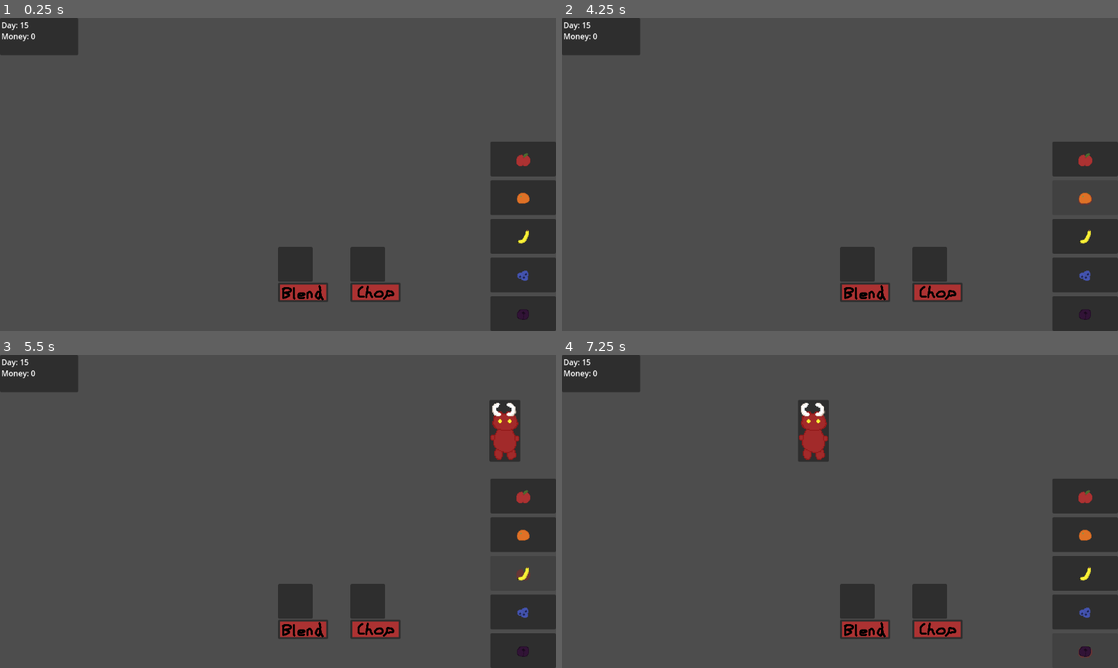
Above: before the commit, frames 1-4 (two rows, left to right).
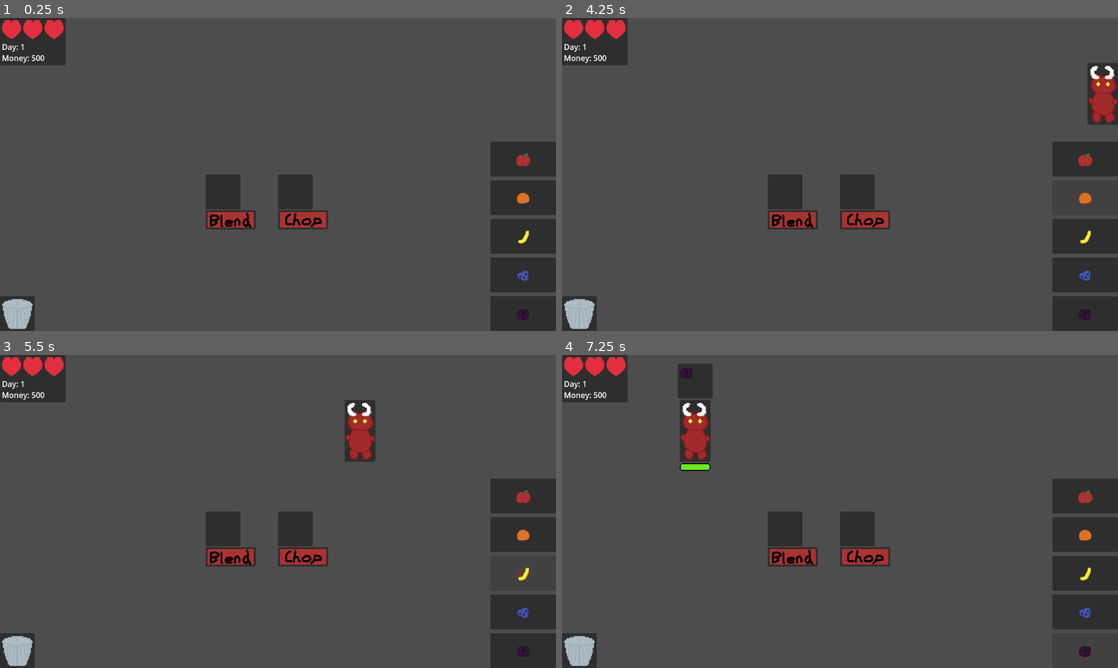
Above: after the commit, the same moments.

Repository: Tyger8540/FruitOfAllEvil
Game: Godot game, scene res://scenes/world.tscn
Two runs of this game, one before a commit and one after it. Both use one fixed random seed, a clock stepped at 60 frames per second and the inputs below.
Inputs (mouse positions are in pixels of both pictures, inside the frame that each line leads up to; where the layout moved, square brackets give the same spot in the first picture):
- Up to frame 1 (0.25 s): no input
- Up to frame 2 (4.25 s): click (856, 193) [928, 265] at 0.5 s; click (578, 312) at 1.27 s; click (784, 193) [856, 265] at 2 s; click (1084, 158) at 2.75 s; click (1084, 196) at 3.5 s
- Up to frame 3 (5.5 s): click (539, 430) at 4.27 s; click (522, 574) at 5 s
- Up to frame 4 (7.25 s): click (1084, 611) at 5.75 s; click (1084, 649) at 6.5 s

The runs differ from the first frame. In frame 1, 6.8% of the frame differs, in the area x 0-72%, y 0-100%; in frame 2, 7.9%; in frame 3, 8.9%; in frame 4, 9.7%.

Commit message:
Created Shop Mechanic Between Rounds w/ Some Balancing

Diff:
--- /dev/null
+++ b/scenes/shop_button.tscn
@@ -0,0 +1,40 @@
+[gd_scene load_steps=2 format=3 uid="uid://nwb4n4gtqpwn"]
+
+[ext_resource type="Script" path="res://scripts/shop_button.gd" id="1_8ncxb"]
+
+[node name="ShopButton" type="Button"]
+offset_right = 136.0
+offset_bottom = 136.0
+script = ExtResource("1_8ncxb")
+
+[node name="Label" type="Label" parent="."]
+layout_mode = 0
+offset_left = 4.0
+offset_top = 4.0
+offset_right = 132.0
+offset_bottom = 27.0
+horizontal_alignment = 1
+
+[node name="Icon" type="TextureRect" parent="."]
+layout_mode = 0
+offset_left = 20.0
+offset_top = 31.0
+offset_right = 116.0
+offset_bottom = 127.0
+
+[node name="PricePanel" type="Panel" parent="."]
+layout_mode = 0
+offset_top = -33.0
+offset_right = 136.0
+offset_bottom = -2.0
+
+[node name="Label" type="Label" parent="PricePanel"]
+layout_mode = 0
+offset_left = 4.0
+offset_top = 4.0
+offset_right = 132.0
+offset_bottom = 27.0
+horizontal_alignment = 1
+vertical_alignment = 1
+
+[connection signal="button_up" from="." to="." method="_on_button_up"]
--- /dev/null
+++ b/scenes/trash_button.tscn
@@ -0,0 +1,17 @@
+[gd_scene load_steps=4 format=3 uid="uid://bbqx7nohubue7"]
+
+[ext_resource type="Script" path="res://scripts/trash_button.gd" id="1_mqvll"]
+[ext_resource type="Texture2D" uid="uid://d2crngt0332lp" path="res://art/other/Trashcan.png" id="1_y3o3s"]
+
+[sub_resource type="StyleBoxEmpty" id="StyleBoxEmpty_y1swk"]
+
+[node name="TrashButton" type="Button"]
+offset_right = 72.0
+offset_bottom = 72.0
+theme_override_styles/focus = SubResource("StyleBoxEmpty_y1swk")
+icon = ExtResource("1_y3o3s")
+icon_alignment = 1
+expand_icon = true
+script = ExtResource("1_mqvll")
+
+[connection signal="button_up" from="." to="." method="_on_button_up"]
--- a/scenes/world.tscn
+++ b/scenes/world.tscn
@@ -1,8 +1,11 @@
-[gd_scene load_steps=12 format=3 uid="uid://bh2218a8swqql"]
+[gd_scene load_steps=17 format=3 uid="uid://bh2218a8swqql"]
 
 [ext_resource type="Script" path="res://scripts/toggle_button.gd" id="1_v8fo4"]
 [ext_resource type="PackedScene" uid="uid://c2oc4k6cal0bp" path="res://scenes/grab_button.tscn" id="2_e3ys1"]
+[ext_resource type="PackedScene" uid="uid://nwb4n4gtqpwn" path="res://scenes/shop_button.tscn" id="2_jrmtt"]
+[ext_resource type="Script" path="res://scripts/shop_manager.gd" id="2_molrn"]
 [ext_resource type="Script" path="res://scripts/wave_manager.gd" id="3_5808l"]
+[ext_resource type="Script" path="res://scripts/start_day_button.gd" id="4_88f4h"]
 [ext_resource type="PackedScene" uid="uid://dk1c32pis7cb6" path="res://scenes/place_pickup_button.tscn" id="5_dsf6q"]
 [ext_resource type="Texture2D" uid="uid://d1veoh23rcodj" path="res://art/fruit/Apple.png" id="5_ndhh7"]
 [ext_resource type="Texture2D" uid="uid://bkcgipbf7inyf" path="res://art/fruit/Orange.png" id="6_7cuv1"]
@@ -11,6 +14,8 @@
 [ext_resource type="Texture2D" uid="uid://c5juappyqcdik" path="res://art/fruit/Blueberries.png" id="8_ggxtx"]
 [ext_resource type="Texture2D" uid="uid://2v4o3pbq7le5" path="res://art/fruit/Plum.png" id="9_366gr"]
 [ext_resource type="Script" path="res://scripts/gui.gd" id="11_jjuhh"]
+[ext_resource type="PackedScene" uid="uid://bbqx7nohubue7" path="res://scenes/trash_button.tscn" id="12_ohpbo"]
+[ext_resource type="Texture2D" uid="uid://h6m078f3nurw" path="res://placeholder_art/Heart.png" id="13_edprl"]
 
 [node name="World" type="Node2D"]
 
@@ -25,6 +30,62 @@
 text = "I am button"
 script = ExtResource("1_v8fo4")
 
+[node name="ShopManager" type="Node2D" parent="."]
+unique_name_in_owner = true
+script = ExtResource("2_molrn")
+
+[node name="Background" type="Panel" parent="ShopManager"]
+visible = false
+offset_left = -576.0
+offset_top = -324.0
+offset_right = 576.0
+offset_bottom = -76.0
+
+[node name="ShopButton" parent="ShopManager/Background" instance=ExtResource("2_jrmtt")]
+layout_mode = 0
+offset_left = 208.0
+offset_top = 86.0
+offset_right = 344.0
+offset_bottom = 222.0
+
+[node name="ShopButton2" parent="ShopManager/Background" instance=ExtResource("2_jrmtt")]
+layout_mode = 0
+offset_left = 408.0
+offset_top = 86.0
+offset_right = 544.0
+offset_bottom = 222.0
+
+[node name="ShopButton3" parent="ShopManager/Background" instance=ExtResource("2_jrmtt")]
+layout_mode = 0
+offset_left = 608.0
+offset_top = 86.0
+offset_right = 744.0
+offset_bottom = 222.0
+
+[node name="ShopButton4" parent="ShopManager/Background" instance=ExtResource("2_jrmtt")]
+layout_mode = 0
+offset_left = 808.0
+offset_top = 86.0
+offset_right = 944.0
+offset_bottom = 222.0
+
+[node name="ShopLabel" type="Label" parent="ShopManager/Background"]
+layout_mode = 0
+offset_left = 556.0
+offset_top = 4.0
+offset_right = 596.0
+offset_bottom = 27.0
+text = "Shop"
+
+[node name="StartDayButton" type="Button" parent="ShopManager/Background"]
+offset_top = 172.0
+offset_right = 136.0
+offset_bottom = 248.0
+theme_override_font_sizes/font_size = 24
+text = "Start Next Day"
+autowrap_mode = 1
+script = ExtResource("4_88f4h")
+
 [node name="CustomerManager" type="Node2D" parent="."]
 unique_name_in_owner = true
 position = Vector2(615, -113)
@@ -38,19 +99,69 @@
 unique_name_in_owner = true
 script = ExtResource("3_5808l")
 
+[node name="TrashButton" parent="." instance=ExtResource("12_ohpbo")]
+offset_left = -576.0
+offset_top = 252.0
+offset_right = -504.0
+offset_bottom = 324.0
+
 [node name="CuttingBoardButton" parent="." instance=ExtResource("5_dsf6q")]
+is_chop = true
+action_speed = 2.0
+
+[node name="CuttingBoardButton2" parent="." instance=ExtResource("5_dsf6q")]
+visible = false
 offset_left = 150.0
-offset_top = 150.0
 offset_right = 222.0
-offset_bottom = 222.0
-is_chop = true
-action_speed = 2.0
+is_chop = true
+index = 1
+
+[node name="CuttingBoardButton3" parent="." instance=ExtResource("5_dsf6q")]
+visible = false
+offset_top = 150.0
+offset_bottom = 222.0
+is_chop = true
+index = 2
+
+[node name="CuttingBoardButton4" parent="." instance=ExtResource("5_dsf6q")]
+visible = false
+offset_left = 150.0
+offset_top = 150.0
+offset_right = 222.0
+offset_bottom = 222.0
+is_chop = true
+index = 3
 
 [node name="BlenderButton" parent="." instance=ExtResource("5_dsf6q")]
-offset_top = 150.0
-offset_bottom = 222.0
+offset_left = -150.0
+offset_right = -78.0
 is_blend = true
 action_speed = 5.0
+
+[node name="BlenderButton2" parent="." instance=ExtResource("5_dsf6q")]
+visible = false
+offset_left = -300.0
+offset_right = -228.0
+is_blend = true
+index = 1
+
+[node name="BlenderButton3" parent="." instance=ExtResource("5_dsf6q")]
+visible = false
+offset_left = -150.0
+offset_top = 150.0
+offset_right = -78.0
+offset_bottom = 222.0
+is_blend = true
+index = 2
+
+[node name="BlenderButton4" parent="." instance=ExtResource("5_dsf6q")]
+visible = false
+offset_left = -300.0
+offset_top = 150.0
+offset_right = -228.0
+offset_bottom = 222.0
+is_blend = true
+index = 3
 
 [node name="AppleButton" parent="." instance=ExtResource("2_e3ys1")]
 offset_left = 440.0
@@ -94,25 +205,50 @@
 [node name="GUI" type="Panel" parent="."]
 offset_left = -576.0
 offset_top = -324.0
-offset_right = -414.0
-offset_bottom = -247.0
+offset_right = -440.0
+offset_bottom = -226.0
 script = ExtResource("11_jjuhh")
 
+[node name="Heart1" type="TextureRect" parent="GUI"]
+layout_mode = 0
+offset_left = 4.0
+offset_top = 4.0
+offset_right = 44.0
+offset_bottom = 44.0
+texture = ExtResource("13_edprl")
+
+[node name="Heart2" type="TextureRect" parent="GUI"]
+layout_mode = 0
+offset_left = 48.0
+offset_top = 4.0
+offset_right = 88.0
+offset_bottom = 44.0
+texture = ExtResource("13_edprl")
+
+[node name="Heart3" type="TextureRect" parent="GUI"]
+layout_mode = 0
+offset_left = 92.0
+offset_top = 4.0
+offset_right = 132.0
+offset_bottom = 44.0
+texture = ExtResource("13_edprl")
+
 [node name="Day" type="Label" parent="GUI"]
 layout_mode = 0
-offset_left = 3.0
-offset_top = 3.0
-offset_right = 160.0
-offset_bottom = 26.0
+offset_left = 4.0
+offset_top = 48.0
+offset_right = 132.0
+offset_bottom = 71.0
 text = "Day: #"
 
 [node name="Money" type="Label" parent="GUI"]
 layout_mode = 0
-offset_left = 3.0
-offset_top = 26.0
-offset_right = 160.0
-offset_bottom = 49.0
+offset_left = 4.0
+offset_top = 71.0
+offset_right = 132.0
+offset_bottom = 94.0
 text = "Money: $"
 
 [connection signal="toggled" from="ToggleButton" to="ToggleButton" method="_on_toggled"]
+[connection signal="button_up" from="ShopManager/Background/StartDayButton" to="ShopManager/Background/StartDayButton" method="_on_button_up"]
 [connection signal="timeout" from="CustomerManager/CustomerTimer" to="CustomerManager" method="_on_customer_timer_timeout"]
--- a/scripts/customer_button.gd
+++ b/scripts/customer_button.gd
@@ -41,10 +41,10 @@
 	if $GreenPatienceBar.value > 0:
 		$GreenPatienceTimer.stop()
 		if $GreenPatienceBar.value >= $GreenPatienceTimer.wait_time / 2:
-			$Panel/Label.text = "+" + str(get_parent().sell_value)
+			$Panel/Label.text = "$" + str(get_parent().sell_value)
 			Globals.money += get_parent().sell_value
 		else:
-			$Panel/Label.text = "+" + str(get_parent().sell_value / 2)
+			$Panel/Label.text = "$" + str(get_parent().sell_value / 2)
 			Globals.money += get_parent().sell_value / 2
 	elif $RedPatienceBar.value > 0:
 		$RedPatienceTimer.stop()
--- a/scripts/customer_manager.gd
+++ b/scripts/customer_manager.gd
@@ -18,9 +18,10 @@
 
 
 # Called every frame. 'delta' is the elapsed time since the previous frame.
-func _process(delta: float) -> void:
+func _process(_delta: float) -> void:
 	# Checks if the all customers for the day have left
 	if customer_array.is_empty() and difficulty_queue.is_empty() and day_started:
+		day_started = false
 		%WaveManager.finish_day()
 
 
--- a/scripts/enums.gd
+++ b/scripts/enums.gd
@@ -15,3 +15,12 @@
 	BLENDED_FRUIT,
 	NONE,
 }
+
+enum Upgrade_Type {
+	MORE_PATIENCE,
+	CHOPPING_BOARD,
+	CHOP_SPEED,
+	BLENDER,
+	BLEND_SPEED,
+	NONE,
+}
--- a/scripts/globals.gd
+++ b/scripts/globals.gd
@@ -6,7 +6,7 @@
 const BLENDED_APPLE = preload("res://placeholder_art/Apple3.png")
 
 const ORANGE = preload("res://art/fruit/Orange.png")
-const CHOPPED_ORANGE = preload("res://placeholder_art/Orange2.png")
+const CHOPPED_ORANGE = preload("res://art/fruit/OrangeSlices.png")
 const BLENDED_ORANGE = preload("res://placeholder_art/Orange3.png")
 
 const BANANA = preload("res://art/fruit/Banana.png")
@@ -26,4 +26,6 @@
 var grabbable_fruit_type: Enums.Fruit_Type
 var grabbable_grab_type: Enums.Grabbable_Type
 
-var money:= 0
+var money:= 500
+
+var upgrade_level = {Enums.Upgrade_Type.MORE_PATIENCE: 0, Enums.Upgrade_Type.CHOPPING_BOARD: 0, Enums.Upgrade_Type.CHOP_SPEED: 0, Enums.Upgrade_Type.BLENDER: 0, Enums.Upgrade_Type.BLEND_SPEED: 0}
--- a/scripts/gui.gd
+++ b/scripts/gui.gd
@@ -8,6 +8,6 @@
 
 
 # Called every frame. 'delta' is the elapsed time since the previous frame.
-func _process(delta: float) -> void:
+func _process(_delta: float) -> void:
 	$Money.text = "Money: " + str(Globals.money)
 	$Day.text = "Day: " + str(%WaveManager.cur_day)
--- a/scripts/place_pickup_button.gd
+++ b/scripts/place_pickup_button.gd
@@ -9,6 +9,7 @@
 @export var is_chop: bool
 @export var is_blend: bool
 @export var action_speed: float
+@export var index: int
 
 var fruit: Enums.Fruit_Type
 var grab_type: Enums.Grabbable_Type
@@ -22,14 +23,13 @@
 
 # Called when the node enters the scene tree for the first time.
 func _ready() -> void:
+	SignalManager.day_started.connect(on_day_start)
+	SignalManager.upgrade_purchased.connect(on_upgrade_purchased)
 	if is_chop:
 		action_button.icon = CHOP_BUTTON
 	elif is_blend:
 		action_button.icon = BLEND_BUTTON
-
-	action_timer.wait_time = action_speed
-	progress_bar.max_value = action_timer.wait_time
-	progress_bar.visible = false
+	on_day_start()
 
 
 # Called every frame. 'delta' is the elapsed time since the previous frame.
@@ -115,3 +115,22 @@
 	is_in_action = false
 	progress_bar.value = progress_bar.min_value
 	progress_bar.visible = false
+
+
+func on_day_start() -> void:
+	if is_chop:
+		action_speed = 5 - (1.5 * Globals.upgrade_level[Enums.Upgrade_Type.CHOP_SPEED])
+		clampf(action_speed, 0.0, 5.0)
+	elif is_blend:
+		action_speed = 8 - (2 * Globals.upgrade_level[Enums.Upgrade_Type.BLEND_SPEED])
+		clampf(action_speed, 0.0, 8.0)
+	action_timer.wait_time = action_speed
+	progress_bar.max_value = action_timer.wait_time
+	progress_bar.visible = false
+
+
+func on_upgrade_purchased() -> void:
+	if is_chop and Globals.upgrade_level[Enums.Upgrade_Type.CHOPPING_BOARD] >= index and !visible:
+		visible = true
+	elif is_blend and Globals.upgrade_level[Enums.Upgrade_Type.BLENDER] >= index and !visible:
+		visible = true
--- /dev/null
+++ b/scripts/shop_button.gd
@@ -0,0 +1,47 @@
+class_name ShopButton
+extends Button
+
+
+var price: int
+var upgrade: Enums.Upgrade_Type
+
+
+func _on_button_up() -> void:
+	if Globals.money >= price:
+		Globals.money -= price
+		Globals.upgrade_level[upgrade] += 1
+		SignalManager.upgrade_purchased.emit()
+		set_up_button()
+
+
+func initialize(upgrade_type: Enums.Upgrade_Type) -> void:
+	upgrade = upgrade_type
+	set_up_button()
+
+
+func set_up_button() -> void:
+	match upgrade:
+		Enums.Upgrade_Type.MORE_PATIENCE:
+			$Label.text = "+ Patience"
+			price = 50 + (100 * Globals.upgrade_level[Enums.Upgrade_Type.MORE_PATIENCE])
+			$PricePanel/Label.text = "$" + str(price)
+		Enums.Upgrade_Type.CHOPPING_BOARD:
+			$Label.text = "+ Chop Board"
+			price = 200 + (200 * Globals.upgrade_level[Enums.Upgrade_Type.CHOPPING_BOARD])
+			$PricePanel/Label.text = "$" + str(price)
+		Enums.Upgrade_Type.CHOP_SPEED:
+			$Label.text = "+ Chop Speed"
+			price = 25 + (50 * Globals.upgrade_level[Enums.Upgrade_Type.CHOP_SPEED])
+			$PricePanel/Label.text = "$" + str(price)
+		Enums.Upgrade_Type.BLENDER:
+			$Label.text = "+ Blender"
+			price = 250 + (250 * Globals.upgrade_level[Enums.Upgrade_Type.BLENDER])
+			$PricePanel/Label.text = "$" + str(price)
+		Enums.Upgrade_Type.BLEND_SPEED:
+			$Label.text = "+ Blend Speed"
+			price = 50 + (75 * Globals.upgrade_level[Enums.Upgrade_Type.BLEND_SPEED])
+			$PricePanel/Label.text = "$" + str(price)
+		Enums.Upgrade_Type.NONE:
+			$Label.text = "Out of Stock"
+			price = 999999999999
+			$PricePanel/Label.text = ""
--- /dev/null
+++ b/scripts/shop_manager.gd
@@ -0,0 +1,72 @@
+class_name ShopManager
+extends Node2D
+
+
+func _ready() -> void:
+	SignalManager.day_started.connect(on_day_start)
+	SignalManager.day_ended.connect(on_day_end)
+
+
+func on_day_start() -> void:
+	$Background.visible = false
+
+
+func on_day_end() -> void:
+	var upgrades_indices_picked: Array[int]
+	for i in range(0, 4):
+		var r = randi_range(0, Enums.Upgrade_Type.size() - 2)  # random int that gets an upgrade that is not NONE
+		while r in upgrades_indices_picked:
+			r = randi_range(0, Enums.Upgrade_Type.size() - 2)  # random int that gets an upgrade that is not NONE
+		if %WaveManager.cur_day == 1 and !upgrades_indices_picked.has(2):
+			r = 2  # makes sure day one shop has chop speed upgrade
+		upgrades_indices_picked.append(r)
+		match i:
+			0:
+				match r:
+					0:
+						$Background/ShopButton.initialize(Enums.Upgrade_Type.MORE_PATIENCE)
+					1:
+						$Background/ShopButton.initialize(Enums.Upgrade_Type.CHOPPING_BOARD)
+					2:
+						$Background/ShopButton.initialize(Enums.Upgrade_Type.CHOP_SPEED)
+					3:
+						$Background/ShopButton.initialize(Enums.Upgrade_Type.BLENDER)
+					4:
+						$Background/ShopButton.initialize(Enums.Upgrade_Type.BLEND_SPEED)
+			1:
+				match r:
+					0:
+						$Background/ShopButton2.initialize(Enums.Upgrade_Type.MORE_PATIENCE)
+					1:
+						$Background/ShopButton2.initialize(Enums.Upgrade_Type.CHOPPING_BOARD)
+					2:
+						$Background/ShopButton2.initialize(Enums.Upgrade_Type.CHOP_SPEED)
+					3:
+						$Background/ShopButton2.initialize(Enums.Upgrade_Type.BLENDER)
+					4:
+						$Background/ShopButton2.initialize(Enums.Upgrade_Type.BLEND_SPEED)
+			2:
+				match r:
+					0:
+						$Background/ShopButton3.initialize(Enums.Upgrade_Type.MORE_PATIENCE)
+					1:
+						$Background/ShopButton3.initialize(Enums.Upgrade_Type.CHOPPING_BOARD)
+					2:
+						$Background/ShopButton3.initialize(Enums.Upgrade_Type.CHOP_SPEED)
+					3:
+						$Background/ShopButton3.initialize(Enums.Upgrade_Type.BLENDER)
+					4:
+						$Background/ShopButton3.initialize(Enums.Upgrade_Type.BLEND_SPEED)
+			3:
+				match r:
+					0:
+						$Background/ShopButton4.initialize(Enums.Upgrade_Type.MORE_PATIENCE)
+					1:
+						$Background/ShopButton4.initialize(Enums.Upgrade_Type.CHOPPING_BOARD)
+					2:
+						$Background/ShopButton4.initialize(Enums.Upgrade_Type.CHOP_SPEED)
+					3:
+						$Background/ShopButton4.initialize(Enums.Upgrade_Type.BLENDER)
+					4:
+						$Background/ShopButton4.initialize(Enums.Upgrade_Type.BLEND_SPEED)
+	$Background.visible = true
--- a/scripts/signal_manager.gd
+++ b/scripts/signal_manager.gd
@@ -4,3 +4,5 @@
 signal grabbable_placed
 signal customer_left
 signal day_started
+signal day_ended
+signal upgrade_purchased
--- /dev/null
+++ b/scripts/start_day_button.gd
@@ -0,0 +1,15 @@
+extends Button
+
+
+# Called when the node enters the scene tree for the first time.
+func _ready() -> void:
+	pass # Replace with function body.
+
+
+# Called every frame. 'delta' is the elapsed time since the previous frame.
+func _process(delta: float) -> void:
+	pass
+
+
+func _on_button_up() -> void:
+	%WaveManager.start_day()
--- /dev/null
+++ b/scripts/trash_button.gd
@@ -0,0 +1,16 @@
+class_name TrashButton
+extends Button
+
+
+# Called when the node enters the scene tree for the first time.
+func _ready() -> void:
+	pass # Replace with function body.
+
+
+# Called every frame. 'delta' is the elapsed time since the previous frame.
+func _process(_delta: float) -> void:
+	pass
+
+
+func _on_button_up() -> void:
+	SignalManager.grabbable_placed.emit()
--- a/scripts/wave_manager.gd
+++ b/scripts/wave_manager.gd
@@ -3,7 +3,7 @@
 
 
 @export var num_days: int
-var cur_day:= 15
+var cur_day:= 0
 
 
 # Called when the node enters the scene tree for the first time.
@@ -23,119 +23,98 @@
 	var value_array: Array[int]
 	var wait_time: float
 
+	cur_day += 1
 	# setup for every day (15 for demo)
 	match cur_day:
 		1:
 			num_items = 5
 			difficulty_array = [1, 1, 1, 1, 1]
 			patience_array = [1, 1, 1, 1, 1]
-			for i in range(0, num_items):
-				value_array.append(randi_range(2, 5))
-			print(value_array.size())
 			wait_time = 4.0
 		2:
 			num_items = 7
 			difficulty_array = [1, 2, 2, 4, 4, 5, 5]
 			patience_array = [1, 1, 1, 1, 1, 1, 1]
-			for i in range(0, num_items):
-				value_array.append(randi_range(2, 5))
 			wait_time = 5.0
 		3:
 			num_items = 10
 			difficulty_array = [1, 2, 3, 3, 6, 6, 3, 5, 6, 4]
 			patience_array = [1, 1, 1, 1, 1, 1, 1, 1, 1, 1]
-			for i in range(0, num_items):
-				value_array.append(randi_range(2, 5))
 			wait_time = 6.0
 		4:
 			num_items = 10
 			difficulty_array = [4, 5, 6, 5, 6, 4, 6, 4, 5, 5]
 			patience_array = [1, 2, 2, 1, 1, 2, 1, 2, 2, 2]
-			for i in range(0, num_items):
-				value_array.append(randi_range(3, 6))
 			wait_time = 6.5
 		5:
 			num_items = 12
 			difficulty_array = [3, 6, 2, 5, 3, 4, 5, 6, 1, 4, 3, 6]
 			patience_array = [2, 2, 3, 2, 3, 2, 2, 3, 2, 2, 3, 3]
-			for i in range(0, num_items):
-				value_array.append(randi_range(3, 6))
 			wait_time = 6.0
 		6:
 			num_items = 12
 			difficulty_array = [7, 4, 2, 6, 8, 5, 9, 3, 9, 7, 6, 8]
 			patience_array = [1, 3, 3, 2, 1, 2, 1, 3, 1, 1, 2, 1]
-			for i in range(0, num_items):
-				value_array.append(randi_range(3, 6))
 			wait_time = 5.5
 		7:
 			num_items = 15
 			difficulty_array = [9, 8, 7, 7, 9, 9, 8, 7, 8, 8, 9, 7, 8, 9, 7]
 			patience_array = [1, 1, 2, 2, 1, 1, 1, 2, 1, 1, 1, 2, 1, 1, 2]
-			for i in range(0, num_items):
-				value_array.append(randi_range(4, 7))
 			wait_time = 6.5
 		8:
 			num_items = 15
 			difficulty_array = [5, 9, 4, 1, 3, 9, 6, 8, 2, 8, 7, 6, 7, 4, 9]
 			patience_array = [3, 2, 3, 3, 3, 2, 3, 2, 3, 2, 2, 3, 2, 3, 2]
-			for i in range(0, num_items):
-				value_array.append(randi_range(4, 7))
 			wait_time = 5.0
 		9:
 			num_items = 10
 			difficulty_array = [10, 5, 8, 12, 6, 11, 10, 3, 7, 12]
 			patience_array = [1, 3, 3, 1, 3, 2, 2, 3, 3, 2]
-			for i in range(0, num_items):
-				value_array.append(randi_range(4, 7))
 			wait_time = 6.0
 		10:
 			num_items = 10
 			difficulty_array = [10, 12, 10, 11, 10, 12, 12, 11, 11, 10]
 			patience_array = [3, 2, 3, 2, 3, 2, 2, 2, 2, 3]
-			for i in range(0, num_items):
-				value_array.append(randi_range(5, 8))
 			wait_time = 7.0
 		11:
 			num_items = 15
 			difficulty_array = [1, 11, 9, 5, 11, 8, 12, 10, 7, 2, 10, 12, 6, 8, 11]
 			patience_array = [4, 2, 3, 4, 2, 3, 2, 2, 3, 4, 2, 2, 4, 3, 2]
-			for i in range(0, num_items):
-				value_array.append(randi_range(5, 8))
 			wait_time = 5.0
 		12:
 			num_items = 15
 			difficulty_array = [5, 9, 11, 7, 6, 12, 3, 8, 9, 10, 12, 4, 6, 8, 11]
 			patience_array = [4, 4, 3, 4, 4, 3, 4, 4, 4, 3, 3, 4, 4, 4, 3]
-			for i in range(0, num_items):
-				value_array.append(randi_range(5, 8))
 			wait_time = 4.5
 		13:
 			num_items = 17
 			difficulty_array = [3, 1, 2, 5, 1, 6, 2, 4, 3, 5, 2, 1, 4, 2, 1, 5, 3]
 			patience_array = [5, 5, 5, 4, 5, 4, 5, 5, 5, 4, 5, 5, 4, 5, 5, 4, 5]
-			for i in range(0, num_items):
-				value_array.append(randi_range(6, 9))
 			wait_time = 4.0
 		14:
 			num_items = 20
 			difficulty_array = [7, 10, 4, 9, 12, 11, 6, 8, 5, 10, 12, 7, 7, 11, 11, 4, 5, 12, 9, 10]
 			patience_array = [5, 4, 6, 5, 4, 4, 6, 5, 6, 4, 4, 5, 5, 4, 4, 6, 6, 4, 5, 4]
-			for i in range(0, num_items):
-				value_array.append(randi_range(6, 9))
 			wait_time = 6.0
 		15:
 			num_items = 20
 			difficulty_array = [9, 6, 12, 12, 12, 6, 6, 9, 6, 12, 9, 9, 6, 12, 6, 12, 12, 9, 6, 12]
 			patience_array = [6, 6, 5, 5, 5, 6, 6, 6, 6, 5, 6, 6, 6, 5, 6, 5, 5, 6, 6, 5]
-			for i in range(0, num_items):
-				value_array.append(randi_range(100, 1000))
 			wait_time = 5.0
 
+	for i in range(0, num_items):
+		value_array.append(difficulty_array[i] + 5)
+
+	if Globals.upgrade_level[Enums.Upgrade_Type.MORE_PATIENCE] > 0:
+		for i in range(0, num_items):
+			patience_array[i] -= 1
+			clampi(patience_array[i], 1, 100)
+
 	%CustomerManager.create_customer_queue(difficulty_array, patience_array, value_array, wait_time)
+	SignalManager.day_started.emit()
 
 
 func finish_day() -> void:
-	cur_day += 1
+	SignalManager.day_ended.emit()
 	# LOGIC FOR SPENDING MONEY AND TIME IN BETWEEN ROUNDS WILL NEED TO GO HERE
-	start_day()
+	#start_day()
Binary file added: art/other/Trashcan.png
Not shown, added: art/other/Trashcan.png.import
Not shown, added: audio/music/Fruit evail BG music_weird.wav.import
Not shown, added: audio/music/Fruit evail BG_1.wav.import
Binary file added: placeholder_art/Heart.png
Not shown, added: placeholder_art/Heart.png.import
Not shown, added: audio/music/Fruit evail BG music_weird.wav
Not shown, added: audio/music/Fruit evail BG_1.wav
